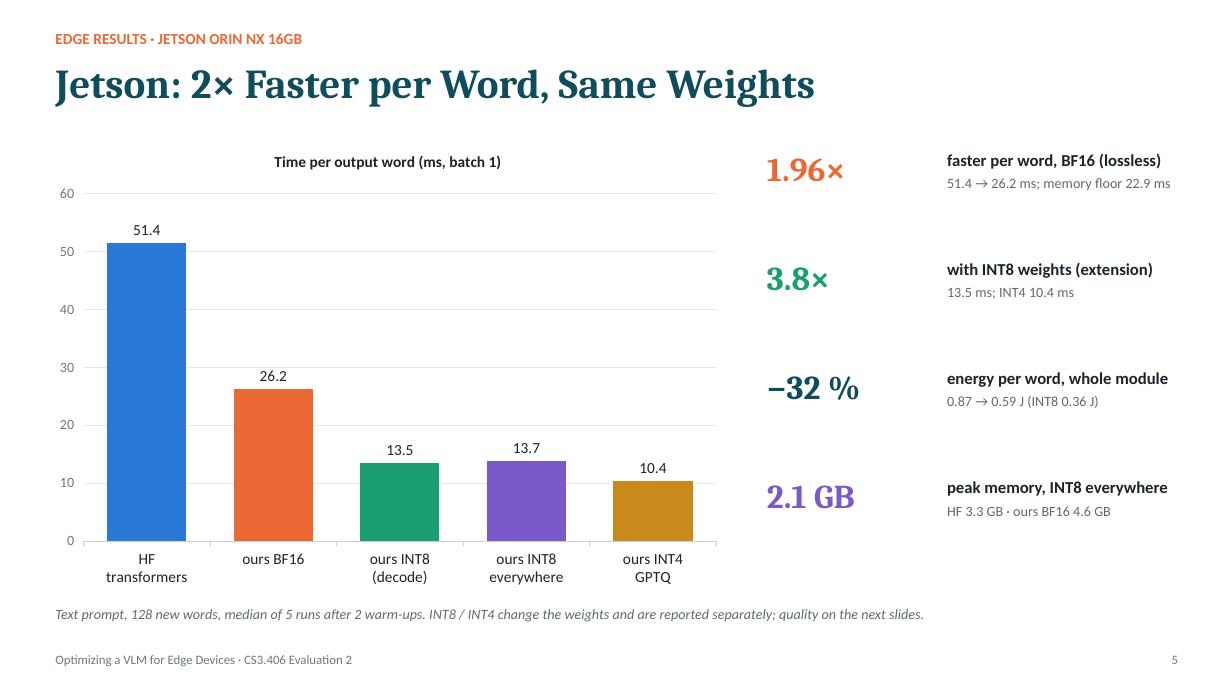
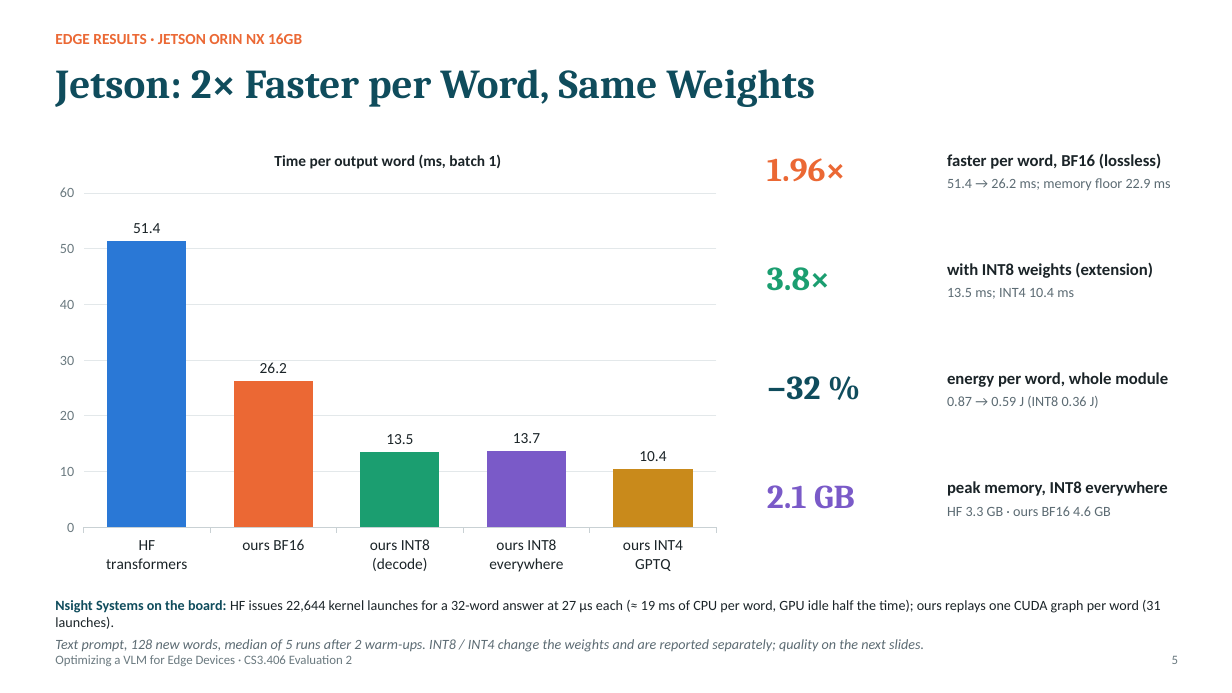
Before and after one commit to jainilbavishi24/LFM2.5-VL-Optimization, a slide deck: slide 5 of presentations/eval2/PAA_Eval2_Working_Prototype.pptx. Drawn at 1232x693 pixels with LibreOffice and Linux fonts; fonts in the diff are those of the drawing. Boxes give left, top, right and bottom in pixels: in the first picture for what was removed or moved away, otherwise in the second. Text is boxed around its words. In the diff, an @@ line names an element or a change of style, - is before the commit and + after.

Commit message:
jetson nsys: hf 22644 launches at 27 us vs 31 graph launches; deck slide 5

```diff
--- a/presentations/eval2/PAA_Eval2_Working_Prototype.pptx
+++ b/presentations/eval2/PAA_Eval2_Working_Prototype.pptx
@@ column chart: place and size @@
-column chart at <box>46,134,730,596</box>
+column chart at <box>46,134,730,582</box>
@@ text "Nsight Systems on the board: ...": place and size @@
-text "Nsight Systems on the board: ..." at <box>55,609,924,622</box>
+text "Nsight Systems on the board: ..." at <box>55,600,1161,652</box>
@@ text at <box>55,600,1161,629</box>: paragraph added @@
+Nsight Systems on the board: HF issues 22,644 kernel launches for a 32-word answer at 27 µs each (≈ 19 ms of CPU per word, GPU idle half the time); ours replays one CUDA graph per word (31 launches).
```
Also in this commit, not shown: 7 other files.
